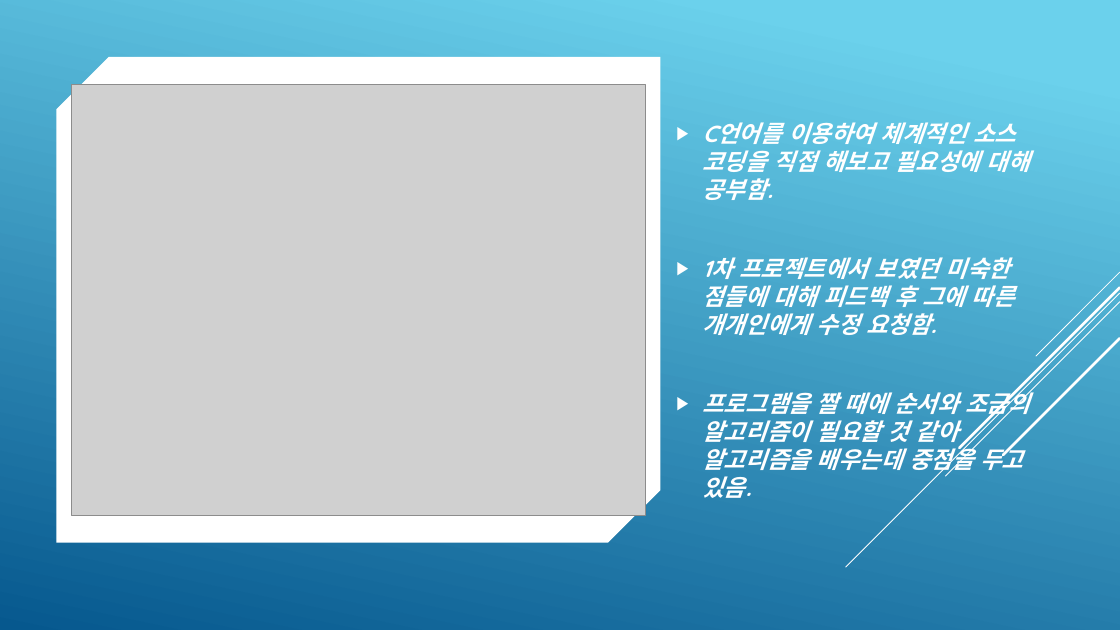
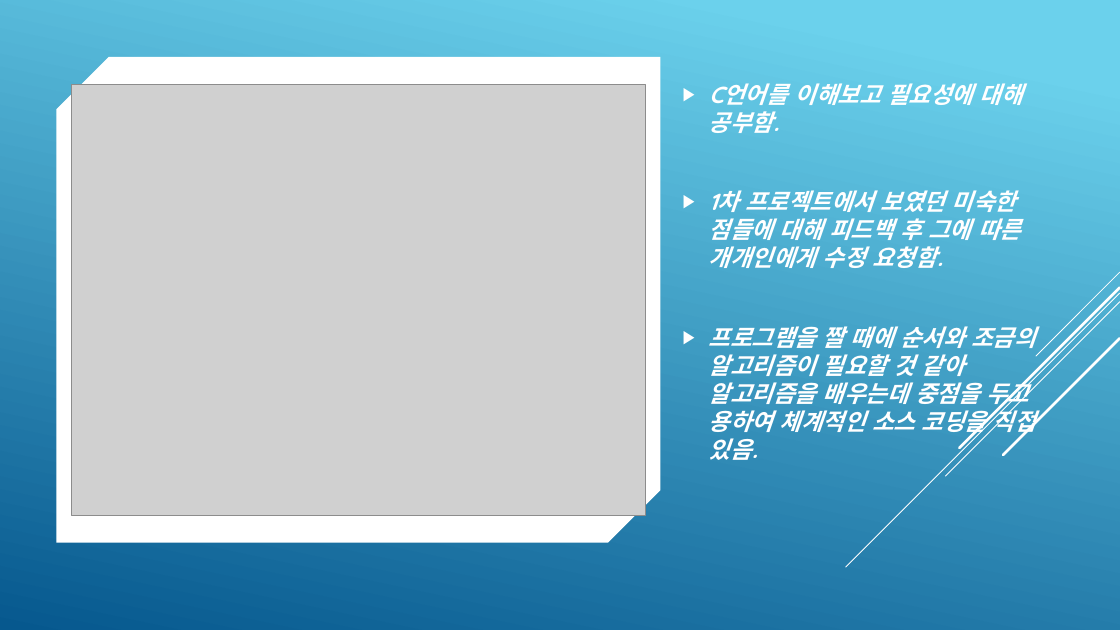
Before and after one commit to RyeinKim/C_Project_WKU, a slide deck: slide 2 of semina report/eniac_project_files/G&T_발표PPT_3주차.pptx. Drawn at 1120x630 pixels with LibreOffice and Linux fonts; fonts in the diff are those of the drawing; grey boxes stand for pictures. Boxes give left, top, right and bottom in pixels: in the first picture for what was removed or moved away, otherwise in the second. Text is boxed around its words. In the diff, an @@ line names an element or a change of style, - is before the commit and + after.

```diff
--- a/semina report/eniac_project_files/G&T_발표PPT_3주차.pptx
+++ b/semina report/eniac_project_files/G&T_발표PPT_3주차.pptx
@@ text "C언어를 이해보고 필요성에 대해 공부함." moved from (x1=703, y1=122, x2=1030, y2=498) to (x1=709, y1=83, x2=1036, y2=460) @@
@@ text at (x1=709, y1=83, x2=1023, y2=133): text changed @@
-▶ C언어를 이용하여 체계적인 소스 코딩을 직접 해보고 필요성에 대해 공부함.
+▶ C언어를 이해보고 필요성에 대해 공부함.
@@ text at (x1=709, y1=326, x2=1036, y2=460): text changed @@
-▶ 프로그램을 짤 때에 순서와 조금의 알고리즘이 필요할 것 같아 알고리즘을 배우는데 중점을 두고 있음.
+▶ 프로그램을 짤 때에 순서와 조금의 알고리즘이 필요할 것 같아 알고리즘을 배우는데 중점을 두고 용하여 체계적인 소스 코딩을 직접 있음.
```
Also in this commit, not shown: 4 other files.
